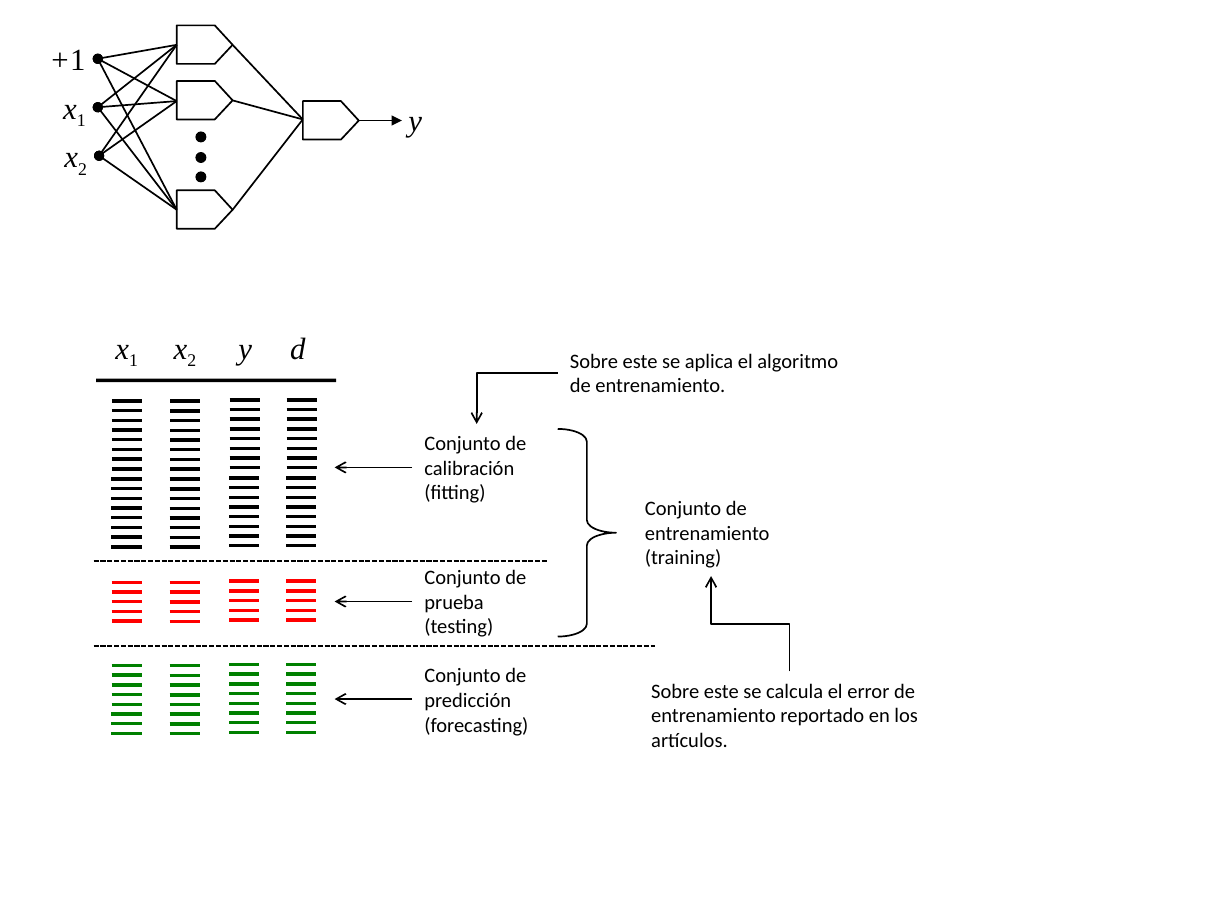
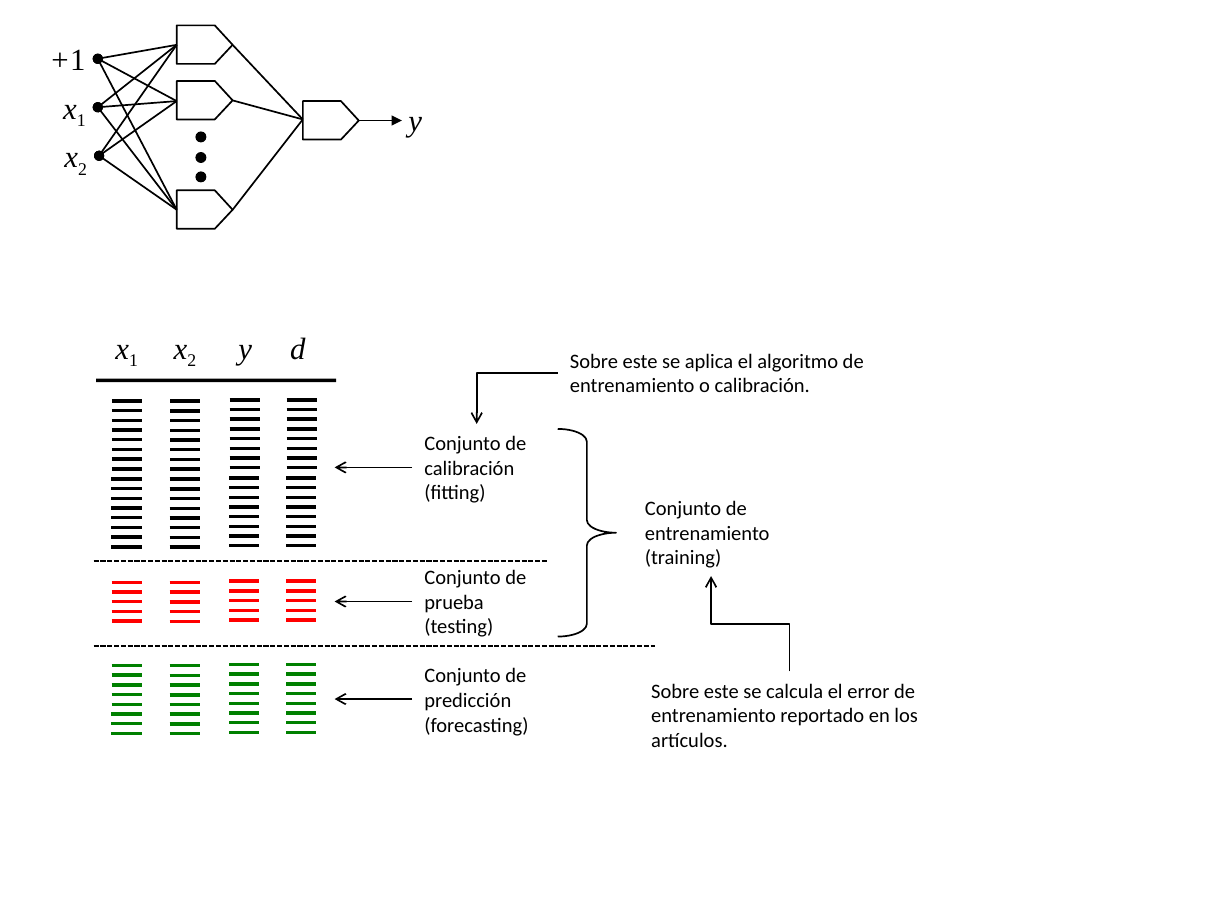
Before and after one commit to maatorresva/R-for-predictive-analytics, a slide deck: slide 47 of plantilla figuras NN.pptx. Drawn at 1232x924 pixels with LibreOffice and Linux fonts; fonts in the diff are those of the drawing. Boxes give left, top, right and bottom in pixels: in the first picture for what was removed or moved away, otherwise in the second. Text is boxed around its words. In the diff, an @@ line names an element or a change of style, - is before the commit and + after.

```diff
--- a/plantilla figuras NN.pptx
+++ b/plantilla figuras NN.pptx
@@ text at (x1=570, y1=353, x2=864, y2=392): text changed @@
-Sobre este se aplica el algoritmo de entrenamiento.
+Sobre este se aplica el algoritmo de entrenamiento o calibración.
```
Also in this commit, not shown: 6 other files.
